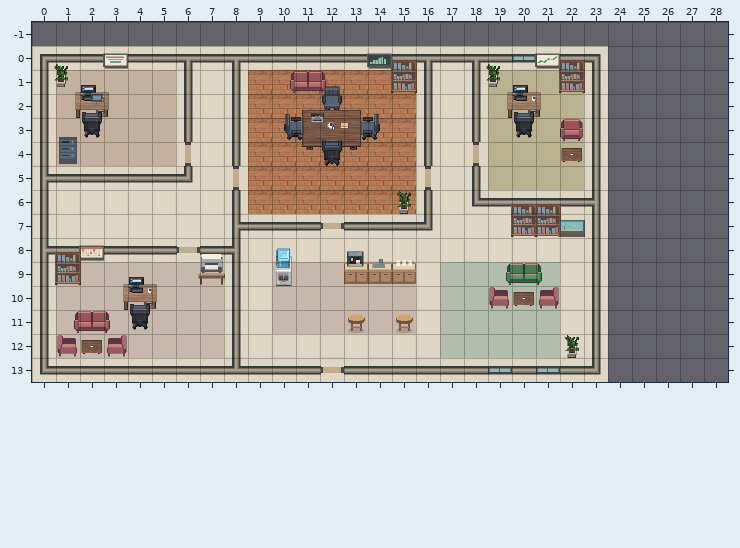
Tiled map (JSON) -- public/office/office.tmj. The picture above is the old version.
Cells are 32x32 px. Shown: x 0..28, y -1..13. The old version is drawn lined up with the new one.
Once edited:
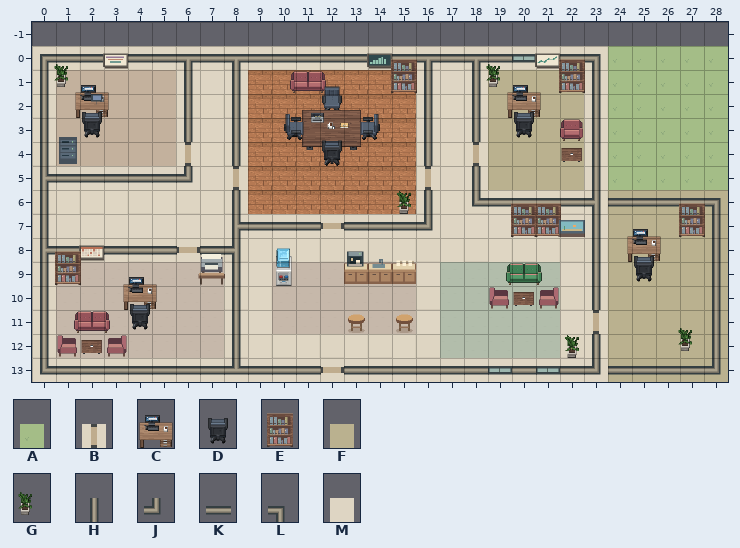
Key: from "architecture": A 4; from "commons": B 0; from "furniture": C 0; from "interior": D 1, E 4; from "room-fittings": F 22, G 28; from "studio-interiors": H 5, J 9, K 10, L 12, M 20.
_ is an empty cell, . an unchanged one.
What changed:
map size 24x14 -> 29x14 cells
--- layer "Pisos"
@@ x 23..28 @@
- 0 ._____
- 1 ._____
- 2 ._____
- 3 ._____
- 4 ._____
- 5 ._____
- 6 ._____
- 7 ._____
- 8 ._____
- 9 ._____
-10 ._____
-11 M_____
-12 ._____
-13 ._____
+ 0 .AAAAA
+ 1 .AAAAA
+ 2 .AAAAA
+ 3 .AAAAA
+ 4 .AAAAA
+ 5 .AAAAA
+ 6 .FFFFF
+ 7 .FFFFF
+ 8 .FFFFF
+ 9 .FFFFF
+10 .FFFFF
+11 BFFFFF
+12 .FFFFF
+13 .FFFFF
--- layer "Objetos"
@@ x 23..28 @@
- 6 ._____
- 7 ....__
- 8 .._.._
- 9 .._.._
-10 ....._
-11 H...._
-12 ....__
-13 ._____
+ 6 .KKKKL
+ 7 ....EH
+ 8 ..C..H
+ 9 ..D..H
+10 .....H
+11 _....H
+12 ....GH
+13 .KKKKJ
Changed places in both pictures, as pixel boxes (x1, y1, x2, y2):
changed: (592, 46, 728, 382)
